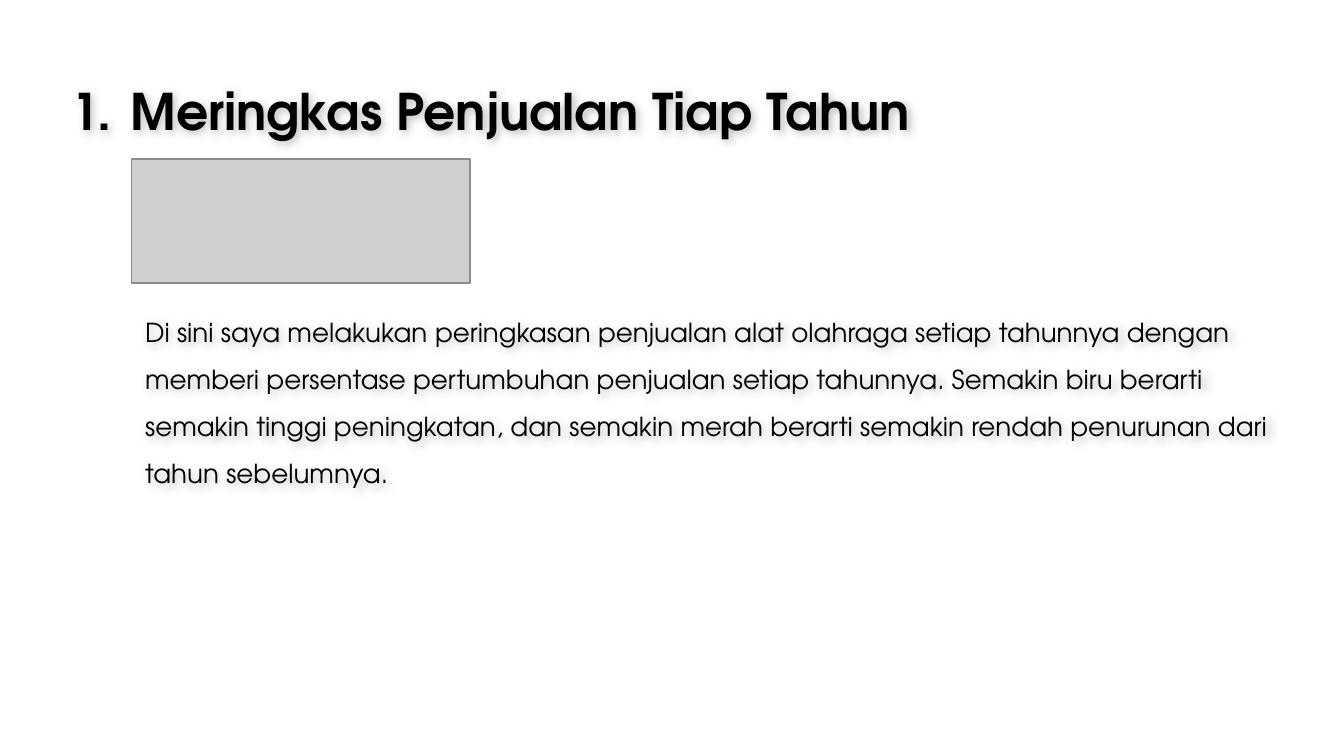
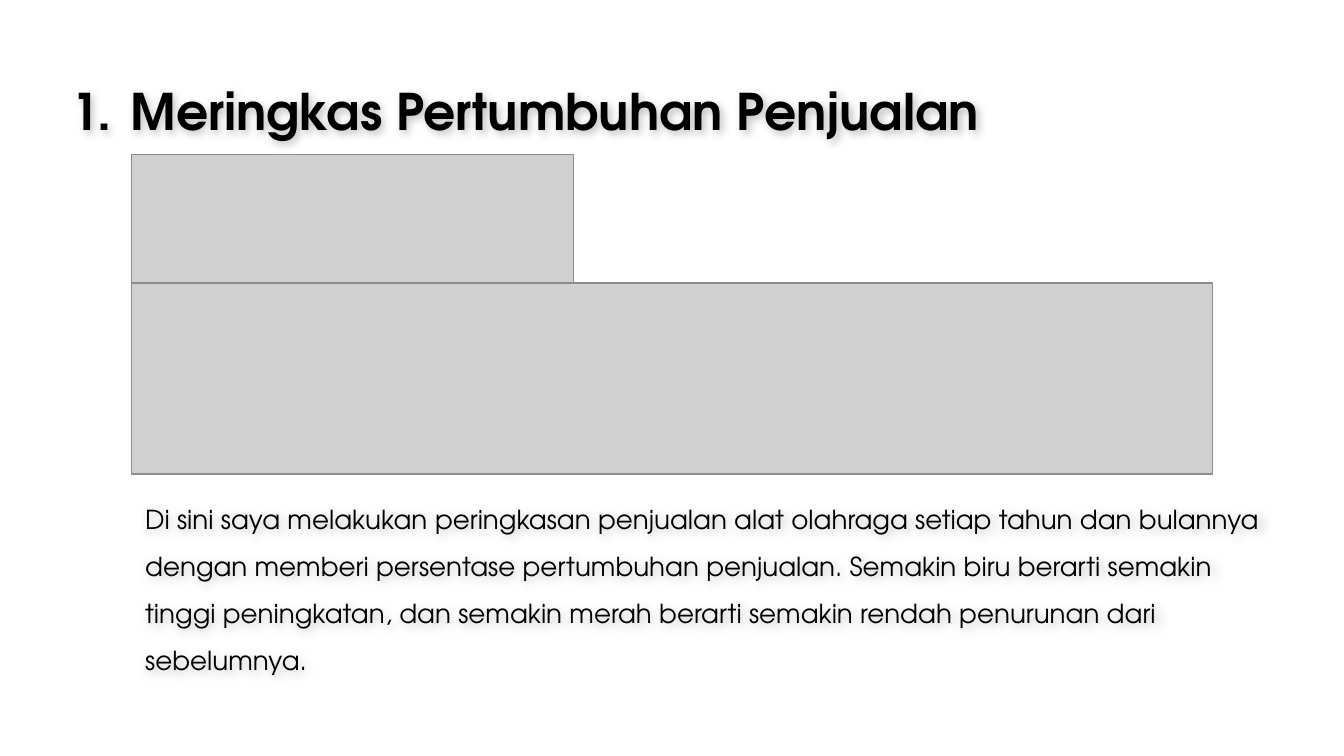
Before and after one commit to Sepuluh80/sport-equipment-sales, a slide deck: slide 5 of sport_equipment_sales.pptx. Drawn at 1344x756 pixels with LibreOffice and Linux fonts; fonts in the diff are those of the drawing; grey boxes stand for pictures; background and template pictures are left out. Boxes give left, top, right and bottom in pixels: in the first picture for what was removed or moved away, otherwise in the second. Text is boxed around its words. In the diff, an @@ line names an element or a change of style, - is before the commit and + after.

```diff
--- a/sport_equipment_sales.pptx
+++ b/sport_equipment_sales.pptx
@@ text at (x1=131, y1=91, x2=979, y2=142): text changed @@
-1. Meringkas Penjualan Tiap Tahun
+1. Meringkas Pertumbuhan Penjualan
@@ picture resized from (x1=132, y1=159, x2=470, y2=282) to (x1=132, y1=155, x2=574, y2=284) @@
@@ picture added at (x1=132, y1=284, x2=1212, y2=474) @@
@@ text at (x1=145, y1=509, x2=1259, y2=629): text changed @@
-Di sini saya melakukan peringkasan penjualan alat olahraga setiap tahunnya dengan memberi persentase pertumbuhan penjualan setiap tahunnya. Semakin biru berarti semakin tinggi peningkatan, dan semakin merah berarti semakin rendah penurunan dari tahun sebelumnya.
+Di sini saya melakukan peringkasan penjualan alat olahraga setiap tahun dan bulannya dengan memberi persentase pertumbuhan penjualan. Semakin biru berarti semakin tinggi peningkatan, dan semakin merah berarti semakin rendah penurunan dari sebelumnya.
```
Also in this commit, not shown: 1 other slide changed, 3 slides added, 1 other file.
